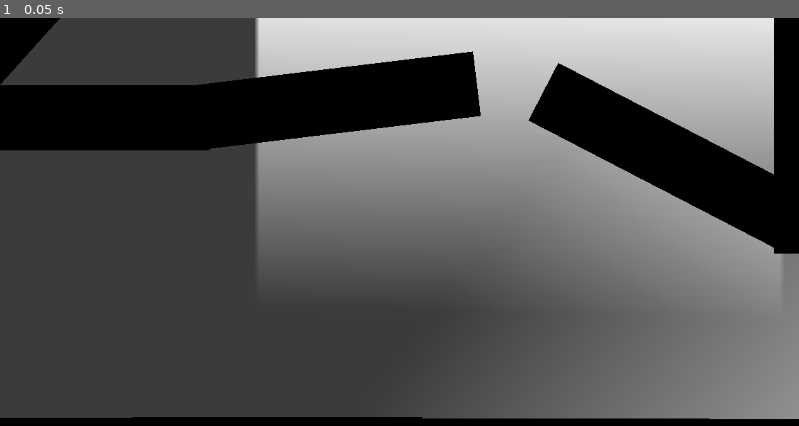
Above: before the commit, frame 1.
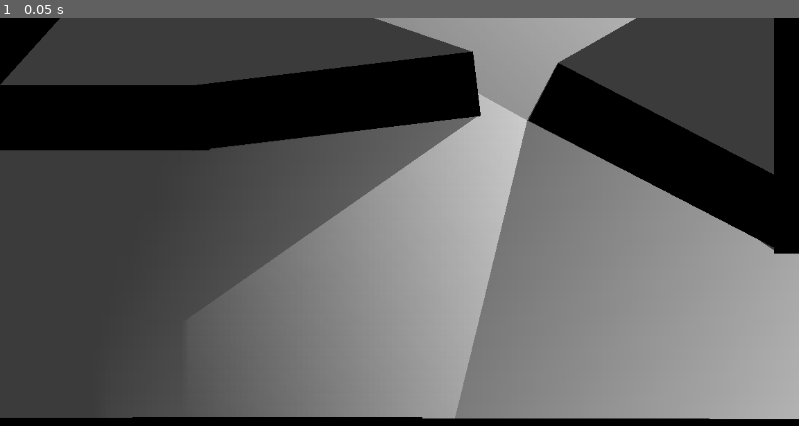
Above: after the commit, the same moment.

Repository: 6thAce/Lighting
Game: Godot game, scene res://scene.tscn
The game is run twice, just before and just after one commit, with the same random seed, the same clock (stepped at 60 frames per second) and the same inputs. The engine's default icon, where the game draws it, is replaced by a stand-in: a white triangle on a blue panel in a dark square.
Inputs:
- Up to frame 1 (0.05 s): no input

The runs differ from the first frame. In frame 1, 50% of the frame differs, in the area x 23-100%, y 0-99%.

Commit message:
Update scene.tscn

Diff:
--- a/scene.tscn
+++ b/scene.tscn
@@ -15,15 +15,15 @@
 
 [sub_resource type="GradientTexture2D" id="GradientTexture2D_nxogm"]
 gradient = SubResource("Gradient_ulcgi")
-fill_from = Vector2(0.229358, 0.426605)
+use_hdr = true
+fill_from = Vector2(0, 0.495413)
 fill_to = Vector2(1, 0.701835)
 
 [sub_resource type="Gradient" id="Gradient_nxogm"]
 
 [sub_resource type="GradientTexture2D" id="GradientTexture2D_3253y"]
 gradient = SubResource("Gradient_nxogm")
-fill_from = Vector2(0.472477, 1)
-fill_to = Vector2(0.495413, 0.0183486)
+fill_from = Vector2(0, 1)
 
 [node name="Scene" type="Node2D"]
 
@@ -42,7 +42,7 @@
 occluder = SubResource("OccluderPolygon2D_3253y")
 
 [node name="PointLight2D" type="PointLight2D" parent="."]
-position = Vector2(1224, 492)
+position = Vector2(1245, 426)
 scale = Vector2(7.99834, 3.82708)
 energy = 4.35
 shadow_enabled = true
@@ -50,7 +50,8 @@
 texture_scale = 4.33
 
 [node name="PointLight2D2" type="PointLight2D" parent="."]
-position = Vector2(749, 50)
-scale = Vector2(11.9141, 12.0469)
-energy = 5.0
+position = Vector2(776, 81)
+scale = Vector2(16.0049, 16.1611)
+energy = 3.32
+shadow_enabled = true
 texture = SubResource("GradientTexture2D_3253y")
